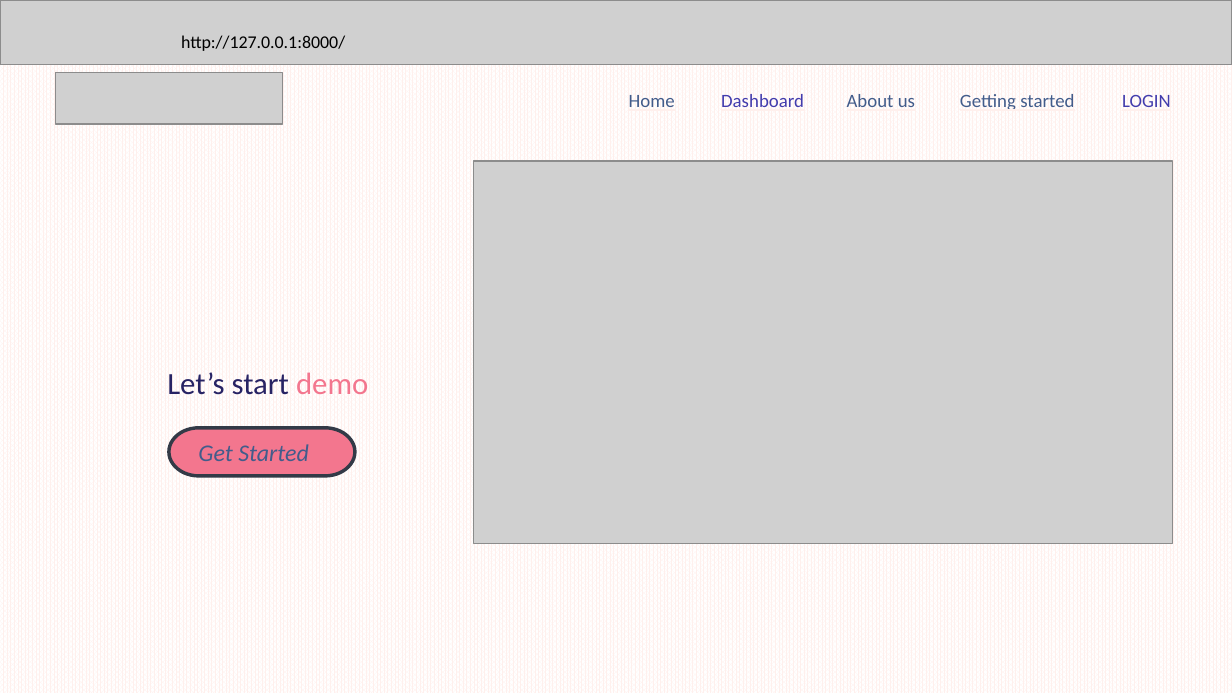
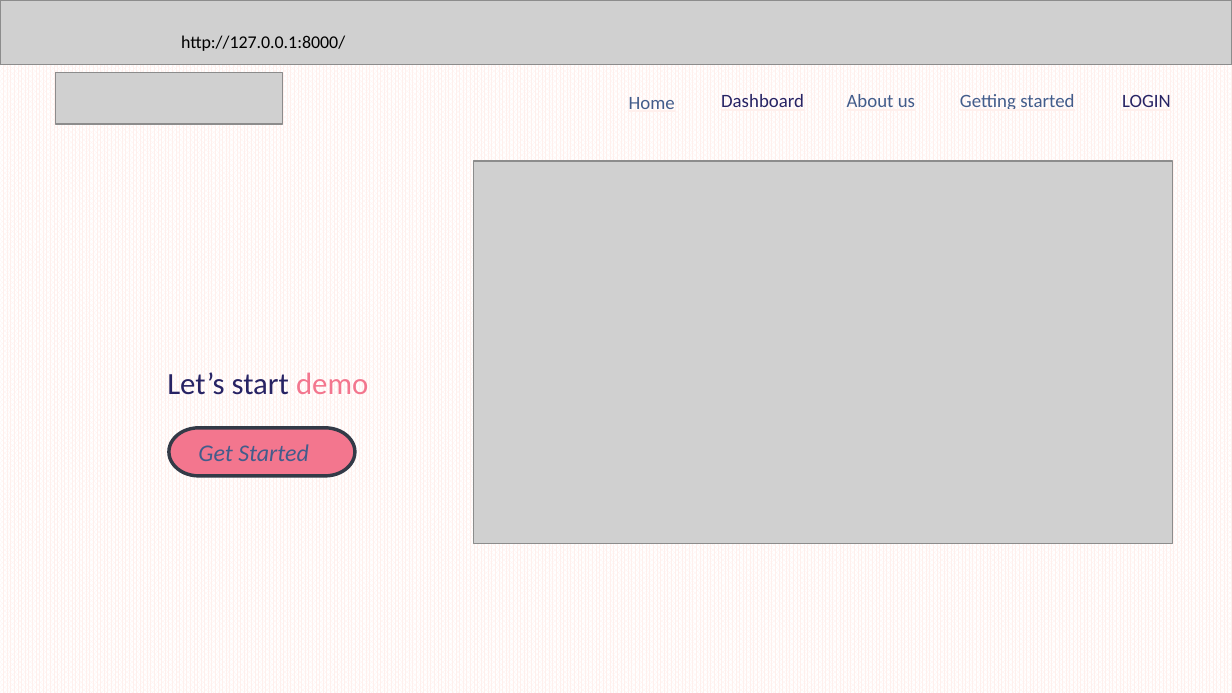
Before and after one commit to AnjaliSharma2023/Web-Application, a slide deck: slide 5 of resources/glucocheck-Demo2.pptx. Drawn at 1232x693 pixels with LibreOffice and Linux fonts; fonts in the diff are those of the drawing; grey boxes stand for pictures. Boxes give left, top, right and bottom in pixels: in the first picture for what was removed or moved away, otherwise in the second. Text is boxed around its words. In the diff, an @@ line names an element or a change of style, - is before the commit and + after.

```diff
--- a/resources/glucocheck-Demo2.pptx
+++ b/resources/glucocheck-Demo2.pptx
@@ title "Home" at (629, 97, 675, 109): line spacing 0.9 to 1 @@
@@ text "Dashboard" at (721, 94, 804, 107): text colour #423CAD to #272364 @@
@@ text "LOGIN" at (1122, 95, 1171, 107): text colour #423CAD to #272364 @@
```
Also in this commit, not shown: 5 other slides changed.
